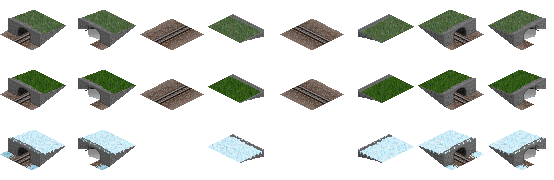
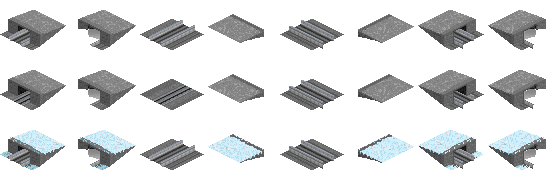
Layer changes from the first w=554, h=180 image to the second:
added layer "Maglev Overlap" above "Catenary" over [8, 29, 474, 159]
painted on "Catenary" over [85, 23, 539, 151]
added layer "Urban Concrete" in group "Grass Overlays" over [0, 10, 546, 170]
hid "Tropical", painted on it over [0, 10, 546, 82]
hid "Temperate" over [0, 70, 546, 110]
hid group "Arch" (3 layers) over [8, 10, 546, 167]
showed group "Square" (2 layers) over [8, 10, 546, 167]
added layer "Concrete" (2nd of 2, in "Tunnels" › "Square") in group "Square" over [8, 14, 546, 167]
painted on "Base copy" over [8, 10, 546, 167]
renamed "Arch Shader" to "Shade", moved it above "Tunnel Catenary", painted on it over [88, 28, 536, 160]
painted on "Snow" (2nd of 2, in "Tracks") over [21, 154, 52, 155]
added group "Maglev" (1st of 2, in "Tracks") with 1 layers in group "Tracks" over [0, 19, 546, 170]
added layer "Maglev" (2nd of 2, in "Tracks" › "Maglev") in group "Maglev" over [0, 19, 546, 170]
added group "Standard" with 6 layers in group "Tracks" over [0, 19, 546, 170]
added layer "Shinkansen slab" in group "Standard" over [0, 19, 546, 170]
hid "Track narrow conc" over [0, 19, 546, 170]
